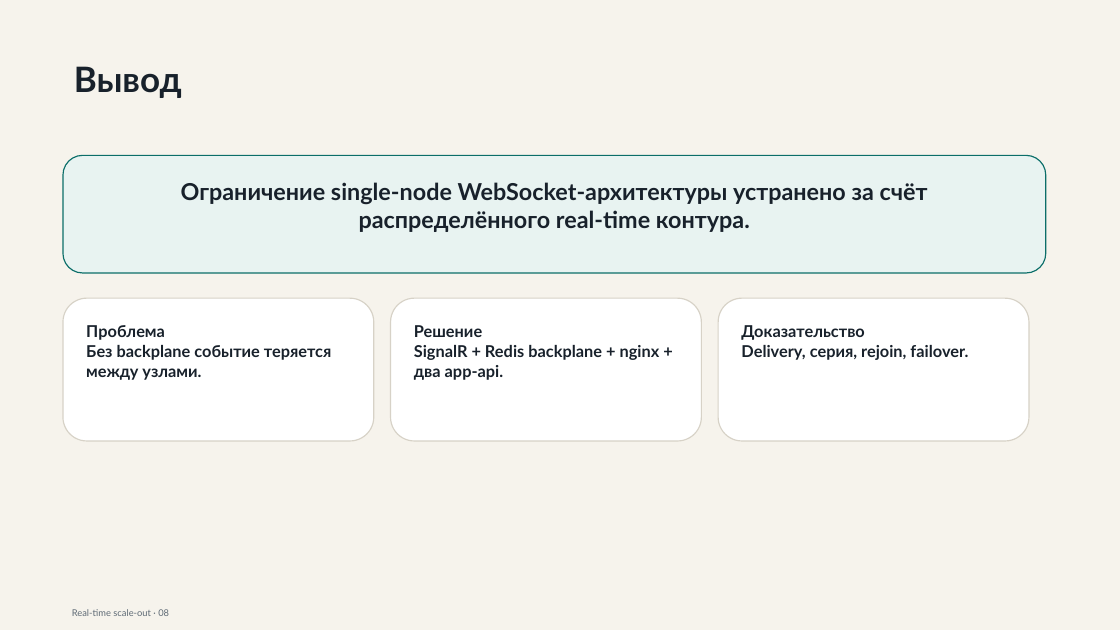
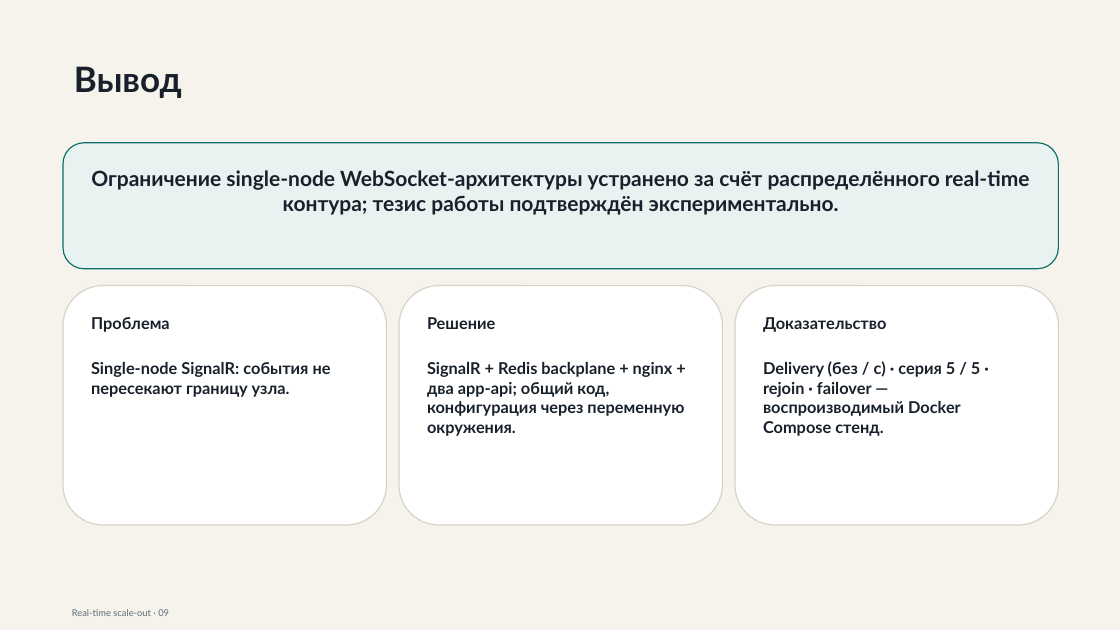
Before and after one commit to gently-whitesnow/final-qualifying-work, a slide deck: slide 9 of build/pptx/vkr-defense-draft.pptx (slide 8 before the commit). Drawn at 1120x630 pixels with LibreOffice and Linux fonts; fonts in the diff are those of the drawing. Boxes give left, top, right and bottom in pixels: in the first picture for what was removed or moved away, otherwise in the second. Text is boxed around its words. In the diff, an @@ line names an element or a change of style, - is before the commit and + after.

Commit message:
Update DOCX and PPTX files for final qualifying work, including revisions to practice and defense reports, enhancements to figures and tables, and updates to Markdown content. Refactor report generation scripts to improve layout and formatting, ensuring compliance with project standards.

```diff
--- a/build/pptx/vkr-defense-draft.pptx
+++ b/build/pptx/vkr-defense-draft.pptx
@@ rounded rectangle "Ограничение single-node WebSocket-архитектуры устранено за ...": place and size @@
-rounded rectangle "Ограничение single-node WebSocket-архитектуры устранено за ..." at bbox=[63, 155, 1046, 273]
+rounded rectangle "Ограничение single-node WebSocket-архитектуры устранено за ..." at bbox=[63, 143, 1059, 269]
@@ text in rounded rectangle at bbox=[91, 170, 1030, 215]: text changed; size 20 to 18 pt @@
-Ограничение single-node WebSocket-архитектуры устранено за счёт распределённого real-time контура.
+Ограничение single-node WebSocket-архитектуры устранено за счёт распределённого real-time контура; тезис работы подтверждён экспериментально.
@@ rounded rectangle "Проблема": place and size @@
-rounded rectangle "Проблема" at bbox=[63, 298, 374, 441]
+rounded rectangle "Проблема" at bbox=[63, 286, 386, 525]
@@ rounded rectangle "Решение": place and size @@
-rounded rectangle "Решение" at bbox=[391, 298, 702, 441]
+rounded rectangle "Решение" at bbox=[399, 286, 723, 525]
@@ rounded rectangle "Доказательство": place and size @@
-rounded rectangle "Доказательство" at bbox=[718, 298, 1029, 441]
+rounded rectangle "Доказательство" at bbox=[735, 286, 1059, 525]
@@ text in rounded rectangle at bbox=[91, 362, 331, 397]: text changed @@
-Без backplane событие теряется между узлами.
+Single-node SignalR: события не пересекают границу узла.
@@ text in rounded rectangle at bbox=[427, 362, 684, 436]: text changed @@
-SignalR + Redis backplane + nginx + два app-api.
+SignalR + Redis backplane + nginx + два app-api; общий код, конфигурация через переменную окружения.
@@ text in rounded rectangle at bbox=[763, 361, 980, 436]: text changed @@
-Delivery, серия, rejoin, failover.
+Delivery (без / с) · серия 5 / 5 · rejoin · failover — воспроизводимый Docker Compose стенд.
```
Also in this commit, not shown: 5 other slides changed, 2 slides added, 1 slide removed, 42 other files.
